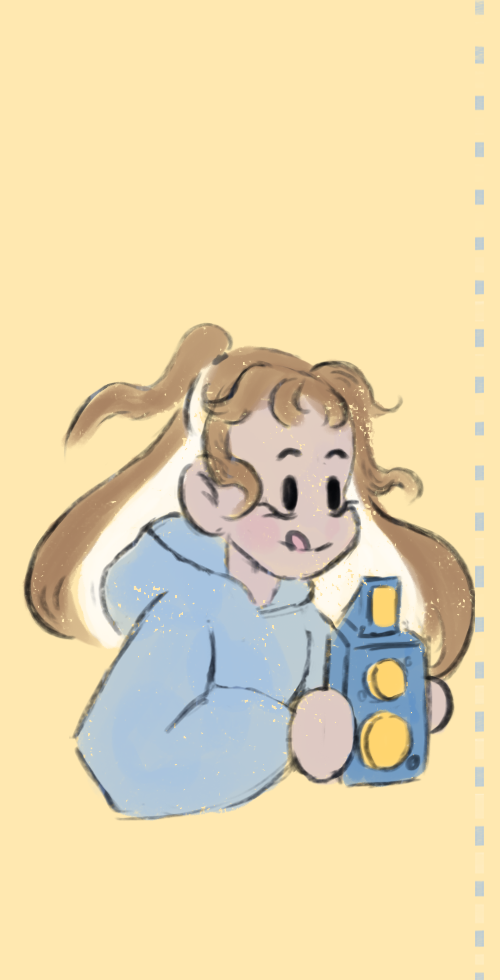
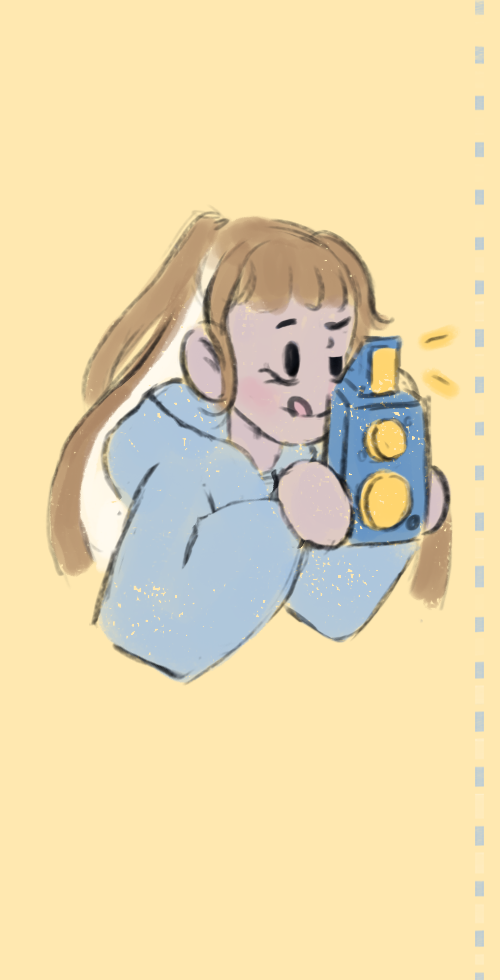
Revision of a layered 500×980 image; what changed, layer by layer:
showed group "Group 1" (1st of 2, in "Group 2 copy") (6 layers) over [43, 204, 463, 687]
hid group "Group 1 copy" (1st of 2, in "Group 2 copy") (5 layers) over [22, 322, 476, 821]
